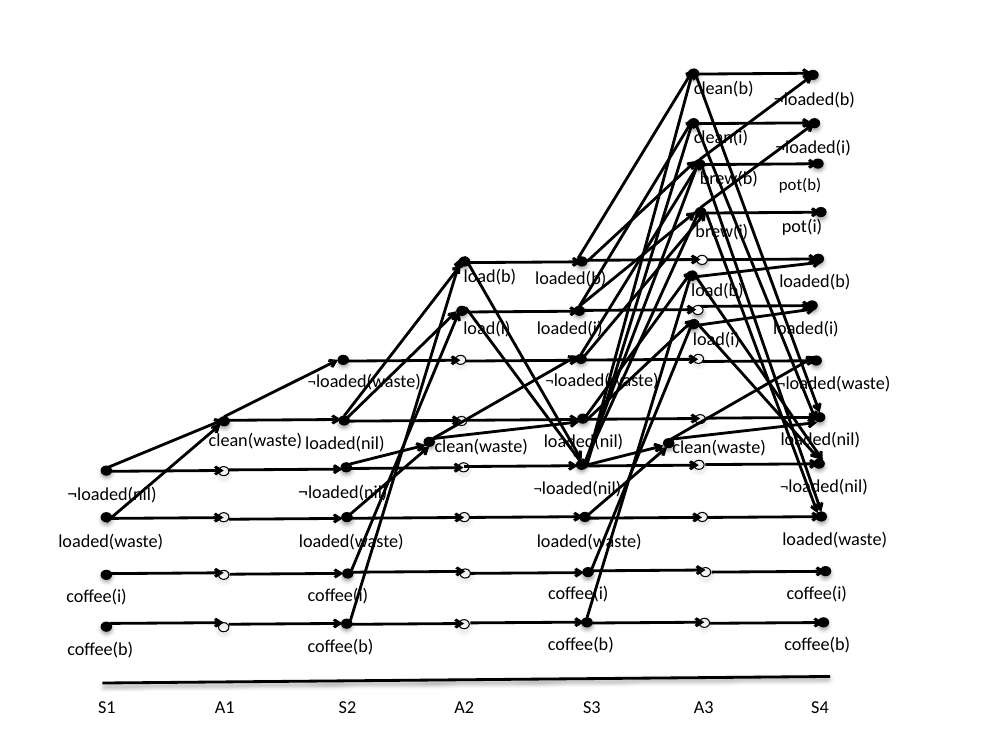
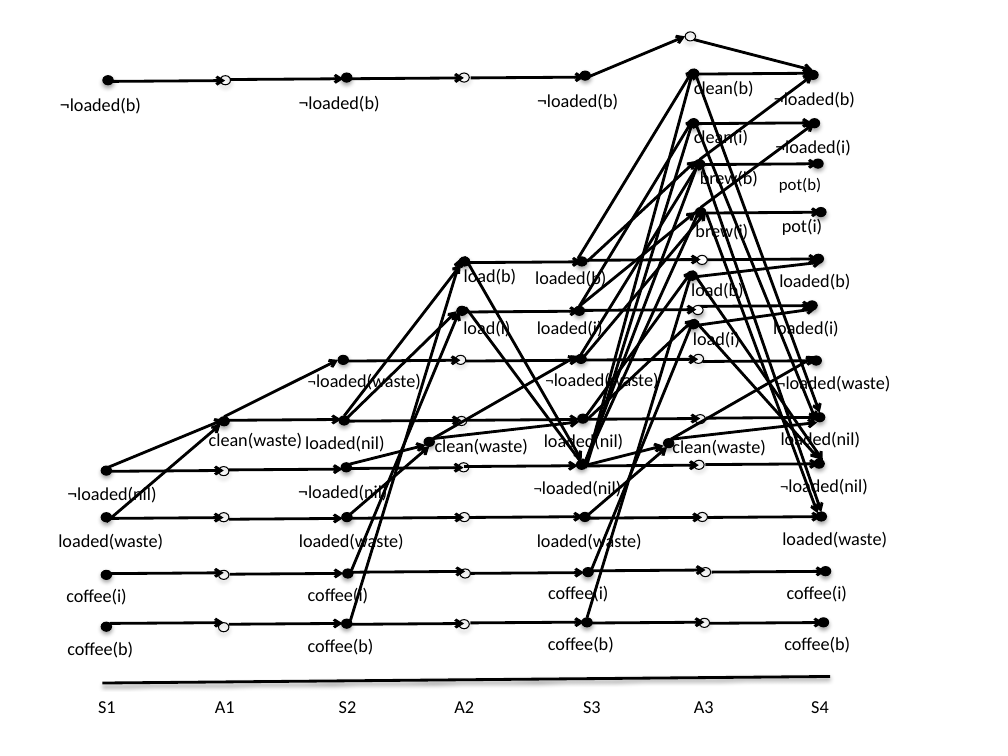
Before and after one commit to mentaman/cspat, a slide deck: slide 1 of Course/520 Introduction to Aritificial Intelligence/HW4/planning.pptx. Drawn at 1008x756 pixels with LibreOffice and Linux fonts; fonts in the diff are those of the drawing. Boxes give left, top, right and bottom in pixels: in the first picture for what was removed or moved away, otherwise in the second. Text is boxed around its words. In the diff, an @@ line names an element or a change of style, - is before the commit and + after.

```diff
--- a/Course/520 Introduction to Aritificial Intelligence/HW4/planning.pptx
+++ b/Course/520 Introduction to Aritificial Intelligence/HW4/planning.pptx
@@ arrow added from (589, 77) to (685, 36), #000000 2 pt @@
@@ ellipse added at box(685, 32, 696, 41), outline #000000 0.75 pt @@
@@ arrow added from (695, 39) to (813, 71), #000000 2 pt @@
@@ group added at box(70, 76, 230, 114): 2 ellipses, 1 text, 1 arrow @@
+¬loaded(b)
@@ arrow added from (230, 80) to (344, 79), #000000 2 pt @@
@@ group added at box(308, 73, 469, 112): 2 ellipses, 1 text, 1 arrow @@
+¬loaded(b)
@@ arrow added from (471, 78) to (585, 78), #000000 2 pt @@
@@ ellipse added at box(580, 71, 590, 80), fill #000000, outline #000000 0.75 pt @@
@@ text added at box(547, 94, 618, 110), 13 pt, text #000000 @@
+¬loaded(b)
```
Also in this commit, not shown: 2 other files.
